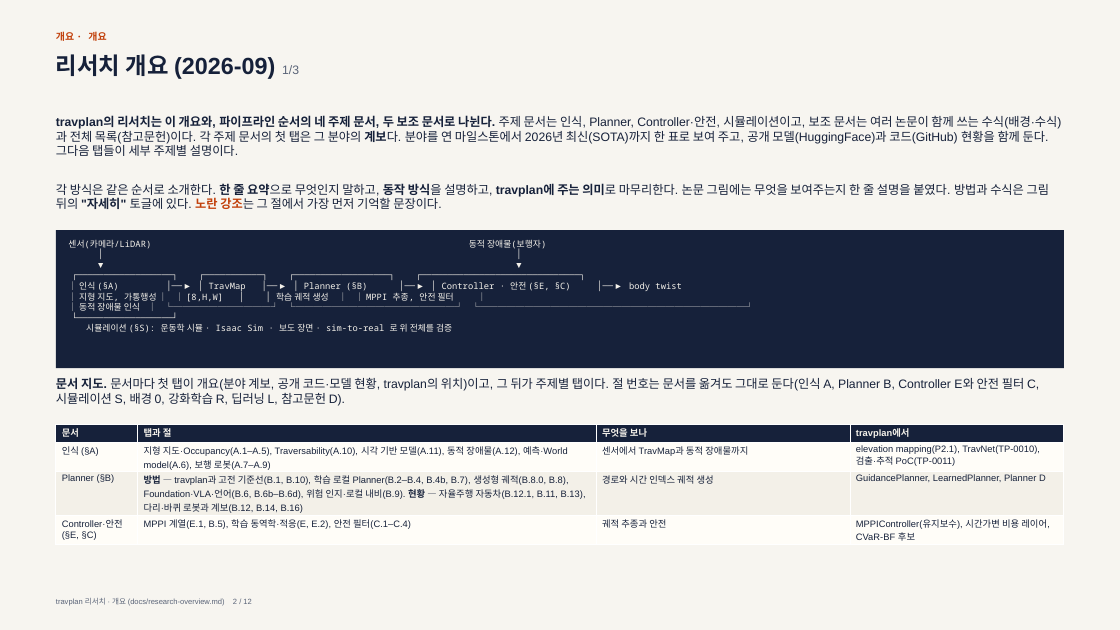
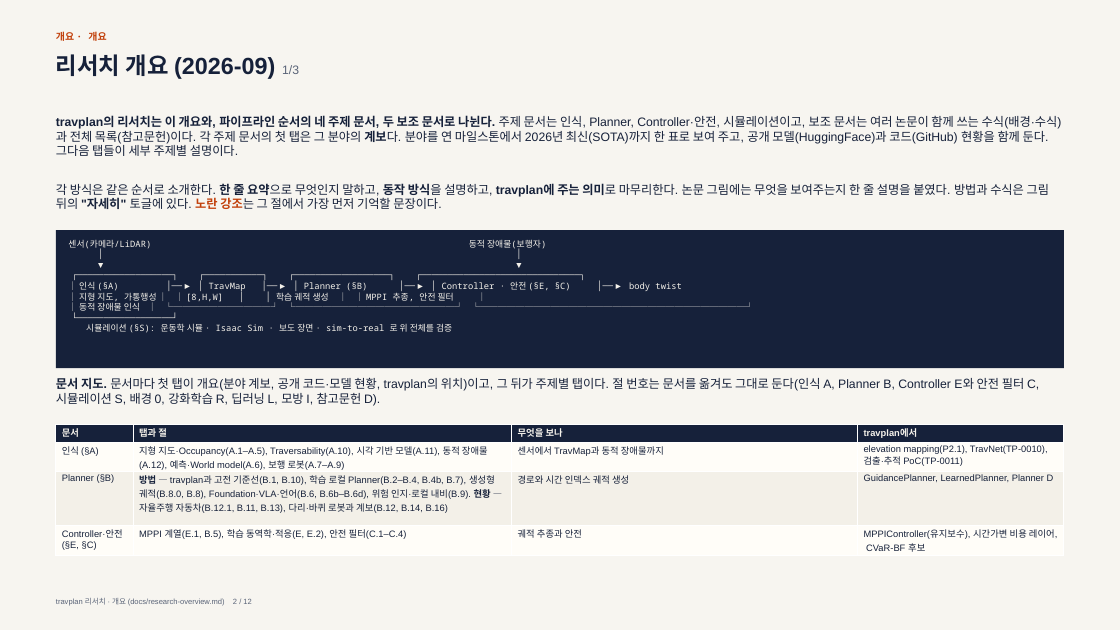
Before and after one commit to Geonhee-LEE/travplan-site, a slide deck: slide 2 of slides/research-overview/research-overview.pptx. Drawn at 1120x630 pixels with LibreOffice and Linux fonts; fonts in the diff are those of the drawing. Boxes give left, top, right and bottom in pixels: in the first picture for what was removed or moved away, otherwise in the second. Text is boxed around its words. In the diff, an @@ line names an element or a change of style, - is before the commit and + after.

```diff
--- a/slides/research-overview/research-overview.pptx
+++ b/slides/research-overview/research-overview.pptx
@@ text at <box>56,377,1039,406</box>: text changed @@
-문서 지도. 문서마다 첫 탭이 개요(분야 계보, 공개 코드·모델 현황, travplan의 위치)이고, 그 뒤가 주제별 탭이다. 절 번호는 문서를 옮겨도 그대로 둔다(인식 A, Planner B, Controller E와 안전 필터 C, 시뮬레이션 S, 배경 0, 강화학습 R, 딥러닝 L, 참고문헌 D).
+문서 지도. 문서마다 첫 탭이 개요(분야 계보, 공개 코드·모델 현황, travplan의 위치)이고, 그 뒤가 주제별 탭이다. 절 번호는 문서를 옮겨도 그대로 둔다(인식 A, Planner B, Controller E와 안전 필터 C, 시뮬레이션 S, 배경 0, 강화학습 R, 딥러닝 L, 모방 I, 참고문헌 D).
@@ table: place and size @@
-table at <box>56,424,1064,545</box>
+table at <box>56,424,1065,556</box>
```
Also in this commit, not shown: 2 other slides changed, 43 other files.
